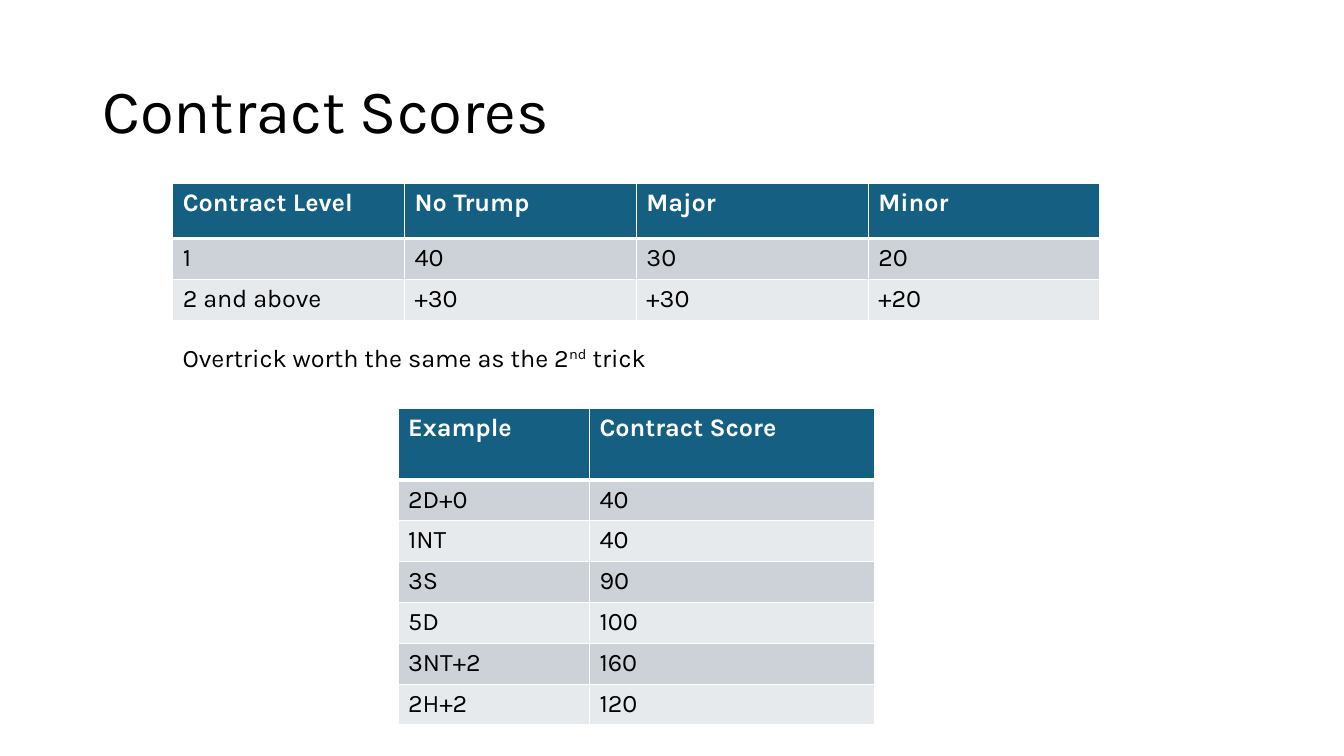
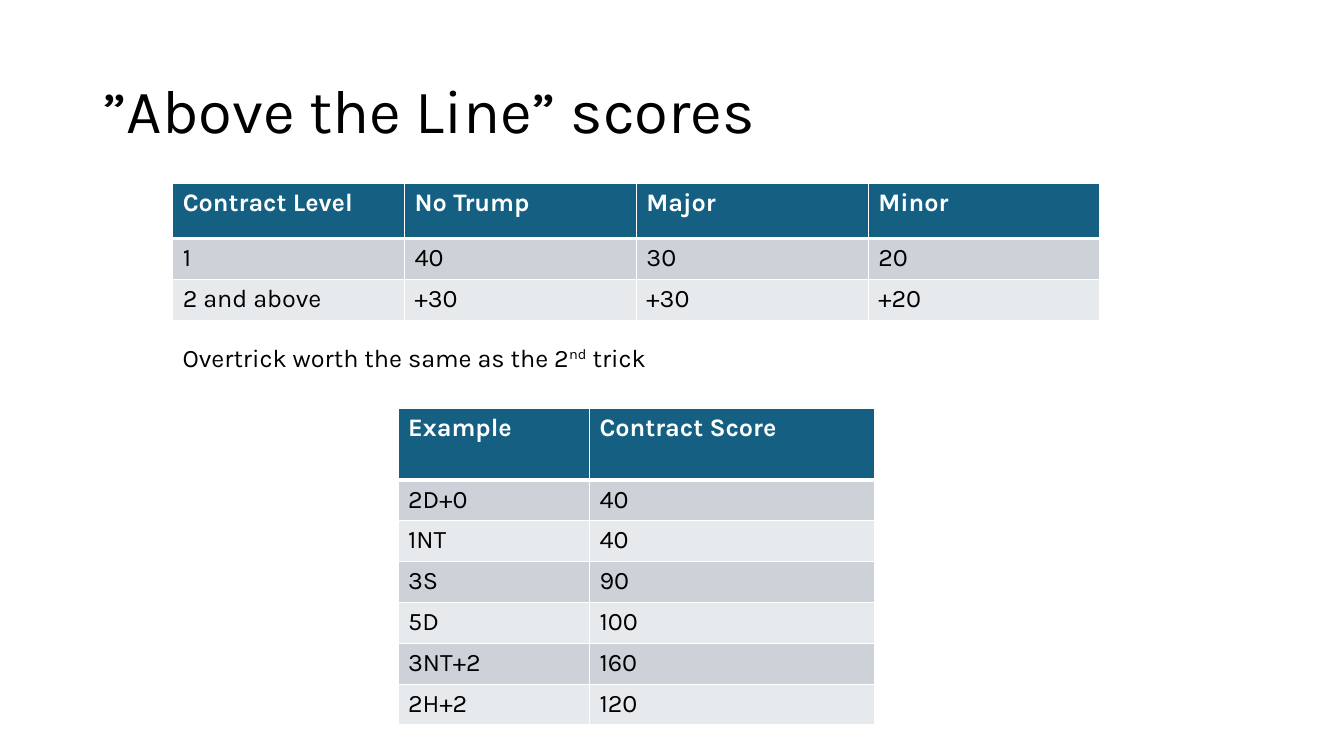
Before and after one commit to sywhub/bridge101, a slide deck: slide 7 of class.pptx (slide 4 before the commit). Drawn at 1344x756 pixels with LibreOffice and Linux fonts; fonts in the diff are those of the drawing; background and template pictures are left out. Boxes give left, top, right and bottom in pixels: in the first picture for what was removed or moved away, otherwise in the second. Text is boxed around its words. In the diff, an @@ line names an element or a change of style, - is before the commit and + after.

```diff
--- a/class.pptx
+++ b/class.pptx
@@ title at [102, 90, 755, 134]: text changed @@
-Contract Scores
+”Above the Line” scores
```
Also in this commit, not shown: 11 other slides changed, 3 slides added, 3 slides removed, 3 other files.
